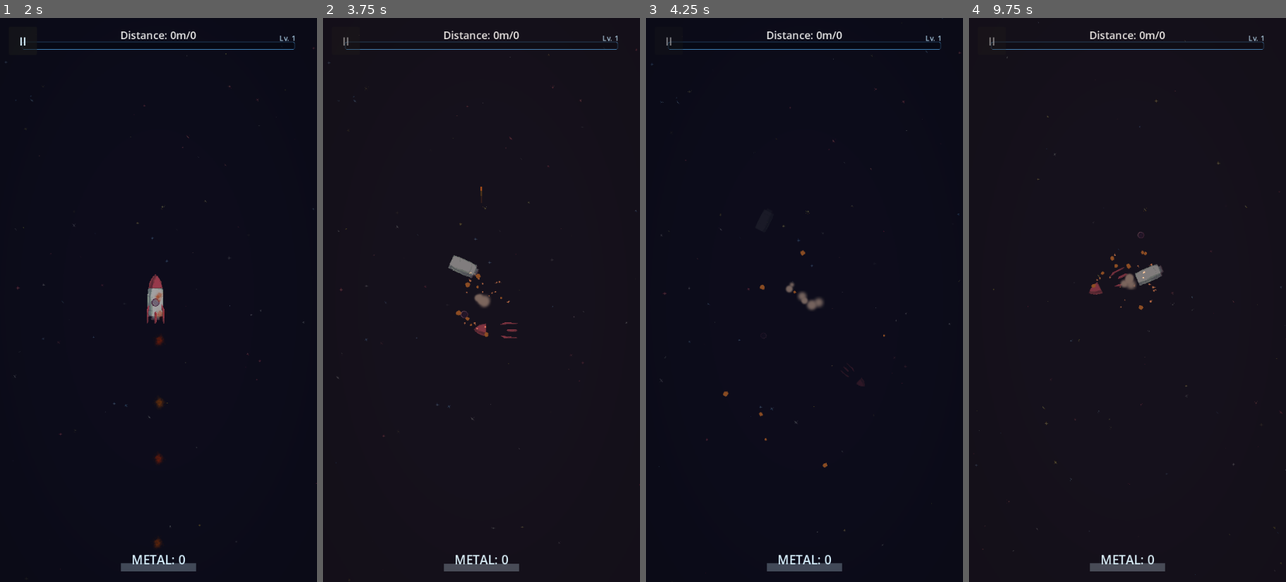
Above: before the commit, frames 1-4 (left to right).
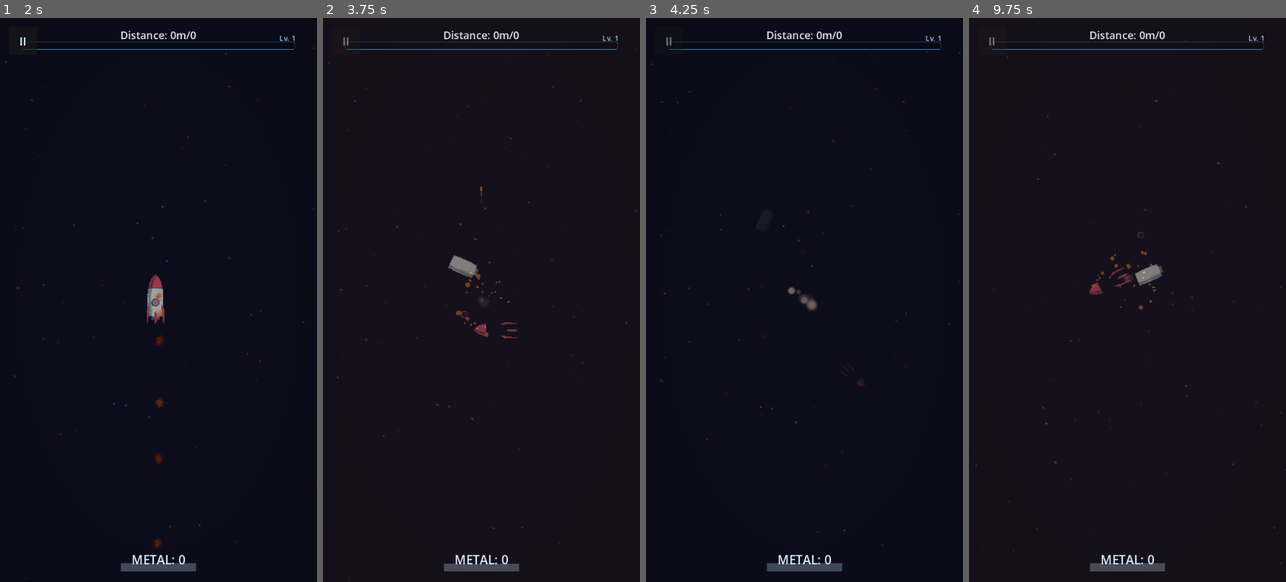
Above: after the commit, the same moments.

Repository: Minemaster656/closed-space-arcade
Game: Godot game, scene res://assets/scenes/app.tscn
The game is run twice, just before and just after one commit, with the same random seed, the same clock (stepped at 60 frames per second) and the same inputs.
Inputs (mouse positions are in pixels of both pictures, inside the frame that each line leads up to):
- Up to frame 1 (2 s): click "II" at 0.5 s; click "Resume" at 1.25 s
- Up to frame 2 (3.75 s): click "II" at 2 s; click "To shop" at 2.75 s; click "Yes" at 3.5 s
- Up to frame 3 (4.25 s): no input
- Up to frame 4 (9.75 s): tap Enter at 4.25 s; move the mouse to (1197, 271) at 4.27 s; tap P at 4.35, 8.1 s; click (1197, 271) at 4.42 s; drag from (1064, 328) to (1111, 412) at 5.02 s; click "Let's go!" at 5.75 s; click "II" at 6.5 s; click "Resume" at 7.25 s; move the mouse to (1159, 175) at 8.02 s; click (1159, 175) at 8.17 s; click "To shop" at 8.75 s; click "Yes" at 9.5 s

Frame 1 is identical in both runs. In frame 2, 0.1% of the frame differs, in the area x 42-59%, y 45-57%; in frame 3, 0.2%, in the area x 24-76%, y 41-80%; in frame 4, 0.1%.

Commit message:
простой ручной фикс частиц рампами цветов

Diff:
--- a/assets/prefabs/vfx/vfx_effect.tscn
+++ b/assets/prefabs/vfx/vfx_effect.tscn
@@ -1,15 +1,12 @@
-[gd_scene load_steps=25 format=3]
+[gd_scene format=3 uid="uid://r35448qirj5i"]
 
-[ext_resource type="Script" path="res://assets/scripts/vfx/vfx_effect.gd" id="1_script"]
-[ext_resource type="Texture2D" path="res://assets/sprites/fx/atlas_spark.png" id="2_spark"]
-[ext_resource type="Texture2D" path="res://assets/sprites/fx/atlas_smoke.png" id="3_smoke"]
-[ext_resource type="Texture2D" path="res://assets/sprites/fx/atlas_flash.png" id="4_flash"]
-[ext_resource type="Texture2D" path="res://assets/sprites/fx/atlas_muzzle.png" id="5_muzzle"]
-[ext_resource type="Texture2D" path="res://assets/sprites/fx/atlas_ring.png" id="6_ring"]
-[ext_resource type="Texture2D" path="res://assets/sprites/fx/atlas_pickup.png" id="7_pickup"]
-[ext_resource type="Texture2D" path="res://assets/sprites/fx/atlas_debris_rock.png" id="8_debris_rock"]
-[ext_resource type="Texture2D" path="res://assets/sprites/fx/atlas_debris_ice.png" id="9_debris_ice"]
-[ext_resource type="Texture2D" path="res://assets/sprites/fx/atlas_debris_metal.png" id="10_debris_metal"]
+[ext_resource type="Script" uid="uid://gndutrwswj7v" path="res://assets/scripts/vfx/vfx_effect.gd" id="1_script"]
+[ext_resource type="Texture2D" uid="uid://x8b58eqmsktl" path="res://assets/sprites/fx/atlas_spark.png" id="2_spark"]
+[ext_resource type="Texture2D" uid="uid://hq0enra4v1ge" path="res://assets/sprites/fx/atlas_smoke.png" id="3_smoke"]
+[ext_resource type="Texture2D" uid="uid://d2fsqv6bwv6u2" path="res://assets/sprites/fx/atlas_flash.png" id="4_flash"]
+[ext_resource type="Texture2D" uid="uid://d1s0bayxdas6h" path="res://assets/sprites/fx/atlas_ring.png" id="6_ring"]
+[ext_resource type="Texture2D" uid="uid://clb06wubuq7wi" path="res://assets/sprites/fx/atlas_pickup.png" id="7_pickup"]
+[ext_resource type="Texture2D" uid="uid://oxn3isrx05yu" path="res://assets/sprites/fx/atlas_debris_rock.png" id="8_debris_rock"]
 
 [sub_resource type="CanvasItemMaterial" id="CanvasItemMaterial_add16"]
 blend_mode = 1
@@ -17,6 +14,10 @@
 particles_anim_h_frames = 4
 particles_anim_v_frames = 4
 particles_anim_loop = true
+
+[sub_resource type="Gradient" id="Gradient_7y8sj"]
+offsets = PackedFloat32Array(0.0070588235, 0.3035294, 1)
+colors = PackedColorArray(0.99607843, 0.99607843, 0.99607843, 0, 0.9955804, 0.99558026, 0.99558026, 1, 1, 1, 1, 0)
 
 [sub_resource type="CanvasItemMaterial" id="CanvasItemMaterial_mix16"]
 particles_animation = true
@@ -37,46 +38,11 @@
 particles_anim_v_frames = 2
 particles_anim_loop = true
 
-[sub_resource type="Gradient" id="Gradient_fade"]
-offsets = PackedFloat32Array(0, 0.15, 1)
-colors = PackedColorArray(1, 1, 1, 1, 1, 1, 1, 0.8, 1, 1, 1, 0)
-
-[sub_resource type="GradientTexture1D" id="GradientTexture1D_fade"]
-gradient = SubResource("Gradient_fade")
-
-[sub_resource type="Gradient" id="Gradient_soft"]
-offsets = PackedFloat32Array(0, 0.2, 1)
-colors = PackedColorArray(1, 1, 1, 0.45, 1, 1, 1, 0.7, 1, 1, 1, 0)
-
-[sub_resource type="GradientTexture1D" id="GradientTexture1D_soft"]
-gradient = SubResource("Gradient_soft")
-
-[sub_resource type="Curve" id="Curve_grow"]
-_data = [Vector2(0, 0.4), 0.0, 0.0, 0, 0, Vector2(1, 1), 0.0, 0.0, 0, 0]
-point_count = 2
-
-[sub_resource type="CurveTexture" id="CurveTexture_grow"]
-curve = SubResource("Curve_grow")
-
-[sub_resource type="Curve" id="Curve_ring"]
-_data = [Vector2(0, 0.4), 0.0, 0.0, 0, 0, Vector2(1, 1), 0.0, 0.0, 0, 0]
-point_count = 2
-
-[sub_resource type="CurveTexture" id="CurveTexture_ring"]
-curve = SubResource("Curve_ring")
-
-[sub_resource type="Curve" id="Curve_shrink"]
-_data = [Vector2(0, 1), 0.0, 0.0, 0, 0, Vector2(1, 0.2), 0.0, 0.0, 0, 0]
-point_count = 2
-
-[sub_resource type="CurveTexture" id="CurveTexture_shrink"]
-curve = SubResource("Curve_shrink")
-
-[node name="VfxEffect" type="Node2D"]
+[node name="VfxEffect" type="Node2D" unique_id=1315209530]
 texture_filter = 1
 script = ExtResource("1_script")
 
-[node name="Sparks" type="CPUParticles2D" parent="."]
+[node name="Sparks" type="CPUParticles2D" parent="." unique_id=1751323874]
 visible = false
 material = SubResource("CanvasItemMaterial_add16")
 amount = 6
@@ -86,9 +52,9 @@
 explosiveness = 1.0
 randomness = 0.55
 fixed_fps = 60
-local_coords = false
 emission_shape = 1
 emission_sphere_radius = 3.0
+particle_flag_align_y = true
 direction = Vector2(0, -1)
 spread = 180.0
 gravity = Vector2(0, 260)
@@ -98,14 +64,10 @@
 angular_velocity_max = 180.0
 scale_amount_min = 0.4
 scale_amount_max = 0.9
-scale_amount_curve = SubResource("CurveTexture_shrink")
-color_ramp = SubResource("GradientTexture1D_fade")
-particle_flag_align_y = true
-anim_speed_min = 0.0
-anim_speed_max = 0.0
+color_ramp = SubResource("Gradient_7y8sj")
 anim_offset_max = 0.999
 
-[node name="Debris" type="CPUParticles2D" parent="."]
+[node name="Debris" type="CPUParticles2D" parent="." unique_id=2098723968]
 visible = false
 material = SubResource("CanvasItemMaterial_mix16")
 amount = 10
@@ -115,7 +77,6 @@
 explosiveness = 1.0
 randomness = 0.6
 fixed_fps = 60
-local_coords = false
 emission_shape = 1
 emission_sphere_radius = 5.0
 direction = Vector2(0, -1)
@@ -126,25 +87,21 @@
 angular_velocity_min = -360.0
 angular_velocity_max = 360.0
 scale_amount_min = 0.45
-scale_amount_max = 1.0
-scale_amount_curve = SubResource("CurveTexture_shrink")
-color_ramp = SubResource("GradientTexture1D_fade")
-anim_speed_min = 0.0
-anim_speed_max = 0.0
+color_ramp = SubResource("Gradient_7y8sj")
 anim_offset_max = 0.999
 
-[node name="Smoke" type="CPUParticles2D" parent="."]
+[node name="Smoke" type="CPUParticles2D" parent="." unique_id=1567687655]
 visible = false
 texture_filter = 2
 material = SubResource("CanvasItemMaterial_mix32")
-amount = 4
+amount = 16
 texture = ExtResource("3_smoke")
-lifetime = 1.0
+lifetime = 2.0
 one_shot = true
-explosiveness = 1.0
+explosiveness = 0.75
 randomness = 0.7
+lifetime_randomness = 0.09
 fixed_fps = 30
-local_coords = false
 emission_shape = 1
 emission_sphere_radius = 7.0
 direction = Vector2(0, -1)
@@ -155,38 +112,27 @@
 damping_min = 20.0
 damping_max = 40.0
 scale_amount_min = 0.5
-scale_amount_max = 1.0
-scale_amount_curve = SubResource("CurveTexture_grow")
-color_ramp = SubResource("GradientTexture1D_soft")
-anim_speed_min = 0.0
-anim_speed_max = 0.0
+color_ramp = SubResource("Gradient_7y8sj")
 anim_offset_max = 0.999
 
-[node name="Flash" type="CPUParticles2D" parent="."]
+[node name="Flash" type="CPUParticles2D" parent="." unique_id=645796093]
 visible = false
 material = SubResource("CanvasItemMaterial_add16")
 amount = 1
 texture = ExtResource("4_flash")
-lifetime = 0.14
+lifetime = 0.2
 one_shot = true
 explosiveness = 1.0
 fixed_fps = 60
-local_coords = false
-emission_shape = 0
 direction = Vector2(0, -1)
 spread = 0.0
 gravity = Vector2(0, 0)
-initial_velocity_min = 0.0
-initial_velocity_max = 0.0
 scale_amount_min = 0.7
 scale_amount_max = 1.2
-scale_amount_curve = SubResource("CurveTexture_grow")
-color_ramp = SubResource("GradientTexture1D_fade")
-anim_speed_min = 0.0
-anim_speed_max = 0.0
+color_ramp = SubResource("Gradient_7y8sj")
 anim_offset_max = 0.999
 
-[node name="Ring" type="CPUParticles2D" parent="."]
+[node name="Ring" type="CPUParticles2D" parent="." unique_id=10384945]
 visible = false
 material = SubResource("CanvasItemMaterial_add64")
 amount = 1
@@ -195,22 +141,12 @@
 one_shot = true
 explosiveness = 1.0
 fixed_fps = 60
-local_coords = false
-emission_shape = 0
 direction = Vector2(0, -1)
 spread = 0.0
 gravity = Vector2(0, 0)
-initial_velocity_min = 0.0
-initial_velocity_max = 0.0
-scale_amount_min = 1.0
-scale_amount_max = 1.0
-scale_amount_curve = SubResource("CurveTexture_ring")
-color_ramp = SubResource("GradientTexture1D_fade")
-anim_speed_min = 0.0
-anim_speed_max = 0.0
 anim_offset_max = 0.999
 
-[node name="Sparkles" type="CPUParticles2D" parent="."]
+[node name="Sparkles" type="CPUParticles2D" parent="." unique_id=1582525562]
 visible = false
 material = SubResource("CanvasItemMaterial_add16")
 amount = 6
@@ -220,7 +156,6 @@
 explosiveness = 1.0
 randomness = 0.6
 fixed_fps = 60
-local_coords = false
 emission_shape = 1
 emission_sphere_radius = 8.0
 direction = Vector2(0, -1)
@@ -232,11 +167,8 @@
 damping_max = 60.0
 scale_amount_min = 0.4
 scale_amount_max = 0.8
-scale_amount_curve = SubResource("CurveTexture_shrink")
-color_ramp = SubResource("GradientTexture1D_fade")
-anim_speed_min = 0.0
-anim_speed_max = 0.0
+color_ramp = SubResource("Gradient_7y8sj")
 anim_offset_max = 0.999
 
-[node name="Timer" type="Timer" parent="."]
+[node name="Timer" type="Timer" parent="." unique_id=103901312]
 one_shot = true
--- a/assets/resources/audio/library.tres
+++ b/assets/resources/audio/library.tres
@@ -1,37 +1,37 @@
-[gd_resource type="Resource" script_class="AudioLibrary" format=3]
+[gd_resource type="Resource" script_class="AudioLibrary" format=3 uid="uid://dggsdv4jfqwme"]
 
-[ext_resource type="Script" path="res://assets/scripts/resources/audio_library.gd" id="1_jpp8f"]
-[ext_resource type="AudioStream" path="res://assets/sounds/sfx/shoot_01.wav" id="2_j72j5"]
-[ext_resource type="AudioStream" path="res://assets/sounds/sfx/shoot_02.wav" id="3_nvljp"]
-[ext_resource type="AudioStream" path="res://assets/sounds/sfx/shoot_03.wav" id="4_d43ec"]
-[ext_resource type="AudioStream" path="res://assets/sounds/sfx/hit_rock_01.wav" id="5_5jeew"]
-[ext_resource type="AudioStream" path="res://assets/sounds/sfx/hit_rock_02.wav" id="6_lyhjt"]
-[ext_resource type="AudioStream" path="res://assets/sounds/sfx/hit_rock_03.wav" id="7_fafk3"]
-[ext_resource type="AudioStream" path="res://assets/sounds/sfx/hit_ice_01.wav" id="8_l3uuo"]
-[ext_resource type="AudioStream" path="res://assets/sounds/sfx/hit_ice_02.wav" id="9_4p3po"]
-[ext_resource type="AudioStream" path="res://assets/sounds/sfx/hit_ice_03.wav" id="10_8gok3"]
-[ext_resource type="AudioStream" path="res://assets/sounds/sfx/hit_metal_01.wav" id="11_t4fc3"]
-[ext_resource type="AudioStream" path="res://assets/sounds/sfx/hit_metal_02.wav" id="12_u584m"]
-[ext_resource type="AudioStream" path="res://assets/sounds/sfx/hit_metal_03.wav" id="13_cictb"]
-[ext_resource type="AudioStream" path="res://assets/sounds/sfx/break_rock_01.wav" id="14_vexdj"]
-[ext_resource type="AudioStream" path="res://assets/sounds/sfx/break_rock_02.wav" id="15_3hc4i"]
-[ext_resource type="AudioStream" path="res://assets/sounds/sfx/break_rock_03.wav" id="16_5s0p3"]
-[ext_resource type="AudioStream" path="res://assets/sounds/sfx/break_ice_01.wav" id="17_sjory"]
-[ext_resource type="AudioStream" path="res://assets/sounds/sfx/break_ice_02.wav" id="18_m3hf4"]
-[ext_resource type="AudioStream" path="res://assets/sounds/sfx/break_ice_03.wav" id="19_paeon"]
-[ext_resource type="AudioStream" path="res://assets/sounds/sfx/explosion_enemy_01.wav" id="20_8egfd"]
-[ext_resource type="AudioStream" path="res://assets/sounds/sfx/explosion_enemy_02.wav" id="21_vf5ck"]
-[ext_resource type="AudioStream" path="res://assets/sounds/sfx/explosion_enemy_03.wav" id="22_2n7rd"]
-[ext_resource type="AudioStream" path="res://assets/sounds/sfx/explosion_player_01.wav" id="23_55msj"]
-[ext_resource type="AudioStream" path="res://assets/sounds/sfx/explosion_player_02.wav" id="24_0bqv2"]
-[ext_resource type="AudioStream" path="res://assets/sounds/sfx/explosion_player_03.wav" id="25_bm17s"]
-[ext_resource type="AudioStream" path="res://assets/sounds/lego-breaking.ogg" id="26_kan13"]
-[ext_resource type="AudioStream" path="res://assets/sounds/sfx/pickup_shard_01.wav" id="27_bn1ai"]
-[ext_resource type="AudioStream" path="res://assets/sounds/sfx/pickup_shard_02.wav" id="28_vacgs"]
-[ext_resource type="AudioStream" path="res://assets/sounds/sfx/pickup_shard_03.wav" id="29_nv5sh"]
-[ext_resource type="AudioStream" path="res://assets/sounds/sfx/pickup_comet_01.wav" id="30_4j3wb"]
-[ext_resource type="AudioStream" path="res://assets/sounds/sfx/pickup_comet_02.wav" id="31_pg635"]
-[ext_resource type="AudioStream" path="res://assets/sounds/sfx/pickup_comet_03.wav" id="32_3d1py"]
+[ext_resource type="Script" uid="uid://dtgpxpl8luy0d" path="res://assets/scripts/resources/audio_library.gd" id="1_jpp8f"]
+[ext_resource type="AudioStream" uid="uid://b4tp3cdtqpg0p" path="res://assets/sounds/sfx/shoot_01.wav" id="2_j72j5"]
+[ext_resource type="AudioStream" uid="uid://bvrtv7586d6xq" path="res://assets/sounds/sfx/shoot_02.wav" id="3_nvljp"]
+[ext_resource type="AudioStream" uid="uid://4dhhluyft7gv" path="res://assets/sounds/sfx/shoot_03.wav" id="4_d43ec"]
+[ext_resource type="AudioStream" uid="uid://b7lo3yomgtx6a" path="res://assets/sounds/sfx/hit_rock_01.wav" id="5_5jeew"]
+[ext_resource type="AudioStream" uid="uid://dji7tjea1vcfm" path="res://assets/sounds/sfx/hit_rock_02.wav" id="6_lyhjt"]
+[ext_resource type="AudioStream" uid="uid://dwg2wn6b61j7w" path="res://assets/sounds/sfx/hit_rock_03.wav" id="7_fafk3"]
+[ext_resource type="AudioStream" uid="uid://cqat4nq6c0743" path="res://assets/sounds/sfx/hit_ice_01.wav" id="8_l3uuo"]
+[ext_resource type="AudioStream" uid="uid://brlanxn1av0wt" path="res://assets/sounds/sfx/hit_ice_02.wav" id="9_4p3po"]
+[ext_resource type="AudioStream" uid="uid://lg6a0q52yd3o" path="res://assets/sounds/sfx/hit_ice_03.wav" id="10_8gok3"]
+[ext_resource type="AudioStream" uid="uid://0uj7pkmfkm7q" path="res://assets/sounds/sfx/hit_metal_01.wav" id="11_t4fc3"]
+[ext_resource type="AudioStream" uid="uid://cej3r3fv2uper" path="res://assets/sounds/sfx/hit_metal_02.wav" id="12_u584m"]
+[ext_resource type="AudioStream" uid="uid://b8ows7hgfi5mb" path="res://assets/sounds/sfx/hit_metal_03.wav" id="13_cictb"]
+[ext_resource type="AudioStream" uid="uid://dr4h5xnv6ddf3" path="res://assets/sounds/sfx/break_rock_01.wav" id="14_vexdj"]
+[ext_resource type="AudioStream" uid="uid://msthpg2ai6se" path="res://assets/sounds/sfx/break_rock_02.wav" id="15_3hc4i"]
+[ext_resource type="AudioStream" uid="uid://dq35ylxhmos30" path="res://assets/sounds/sfx/break_rock_03.wav" id="16_5s0p3"]
+[ext_resource type="AudioStream" uid="uid://1c2ugkdomy2r" path="res://assets/sounds/sfx/break_ice_01.wav" id="17_sjory"]
+[ext_resource type="AudioStream" uid="uid://bl2k2kkncw3iq" path="res://assets/sounds/sfx/break_ice_02.wav" id="18_m3hf4"]
+[ext_resource type="AudioStream" uid="uid://cbjv6qrg16vof" path="res://assets/sounds/sfx/break_ice_03.wav" id="19_paeon"]
+[ext_resource type="AudioStream" uid="uid://bx5h1gqy7ynq7" path="res://assets/sounds/sfx/explosion_enemy_01.wav" id="20_8egfd"]
+[ext_resource type="AudioStream" uid="uid://dw5v61sfm52ux" path="res://assets/sounds/sfx/explosion_enemy_02.wav" id="21_vf5ck"]
+[ext_resource type="AudioStream" uid="uid://cwsg7xhgja8m1" path="res://assets/sounds/sfx/explosion_enemy_03.wav" id="22_2n7rd"]
+[ext_resource type="AudioStream" uid="uid://tedvo3ogygq1" path="res://assets/sounds/sfx/explosion_player_01.wav" id="23_55msj"]
+[ext_resource type="AudioStream" uid="uid://cj0qk2m5fcdi3" path="res://assets/sounds/sfx/explosion_player_02.wav" id="24_0bqv2"]
+[ext_resource type="AudioStream" uid="uid://br4bg3jlyegt1" path="res://assets/sounds/sfx/explosion_player_03.wav" id="25_bm17s"]
+[ext_resource type="AudioStream" uid="uid://uofdo34eqtk3" path="res://assets/sounds/lego-breaking.ogg" id="26_kan13"]
+[ext_resource type="AudioStream" uid="uid://21ifscvei8p" path="res://assets/sounds/sfx/pickup_shard_01.wav" id="27_bn1ai"]
+[ext_resource type="AudioStream" uid="uid://dw47avtj3cbdb" path="res://assets/sounds/sfx/pickup_shard_02.wav" id="28_vacgs"]
+[ext_resource type="AudioStream" uid="uid://cwydxdpsbnm3x" path="res://assets/sounds/sfx/pickup_shard_03.wav" id="29_nv5sh"]
+[ext_resource type="AudioStream" uid="uid://hwkre8oxbi5t" path="res://assets/sounds/sfx/pickup_comet_01.wav" id="30_4j3wb"]
+[ext_resource type="AudioStream" uid="uid://cqlj0pmrup4s4" path="res://assets/sounds/sfx/pickup_comet_02.wav" id="31_pg635"]
+[ext_resource type="AudioStream" uid="uid://cvc6uq7pohxoj" path="res://assets/sounds/sfx/pickup_comet_03.wav" id="32_3d1py"]
 
 [sub_resource type="AudioStreamRandomizer" id="AudioStreamRandomizer_x4wea"]
 random_pitch = 1.06
--- a/assets/scripts/managers/vfx_manager.gd
+++ b/assets/scripts/managers/vfx_manager.gd
@@ -362,7 +362,7 @@
     _active.remove_at(index)
     _active_particles = maxi(0, _active_particles - effect.particle_budget)
     effect.particle_budget = 0
-    effect.fade_out(0.08)
+    effect.fade_out(0.16)
 
 
 func _release(effect: VfxEffect) -> void:
--- a/assets/scripts/vfx/vfx_effect.gd
+++ b/assets/scripts/vfx/vfx_effect.gd
@@ -29,15 +29,19 @@
 
 var _playing: bool = false
 var _layers: Array[CPUParticles2D] = []
+var _base_modulates: Array[Color] = []
 var _fading: bool = false
 var _fade_elapsed: float = 0.0
+var _fade_from_alpha: float = 1.0
 var _fade_delay: float = 0.0
 var _fade_duration: float = 0.0
 
 
 func _ready() -> void:
     _layers = [_sparks, _debris, _smoke, _flash, _ring, _sparkles]
+    _base_modulates.clear()
     for layer in _layers:
+        _base_modulates.append(layer.modulate)
         layer.anim_speed_min = 0.0
         layer.anim_speed_max = 0.0
         layer.anim_offset_max = 0.999
@@ -59,14 +63,15 @@
     _playing = true
     _fading = false
     _fade_elapsed = 0.0
+    _fade_from_alpha = 1.0
     visible = true
     set_process(true)
     position = world_position
     rotation = direction.angle() + PI * 0.5 if direction != Vector2.ZERO else 0.0
     scale = Vector2.ONE * scale_mult
     modulate = Color.WHITE
-    for layer in _layers:
-        layer.modulate = Color.WHITE
+    for i in _layers.size():
+        _layers[i].modulate = _base_modulates[i]
 
     var q_sparks := 1.0
     var q_debris := 1.0
@@ -114,9 +119,11 @@
         _fading = true
         _fade_elapsed = 0.0
 
-    var alpha := 1.0 - clampf(_fade_elapsed / _fade_duration, 0.0, 1.0)
-    for layer in _layers:
-        layer.modulate.a = alpha
+    var alpha := 1.0
+    if _fading:
+        alpha = lerpf(_fade_from_alpha, 0.0, clampf(_fade_elapsed / _fade_duration, 0.0, 1.0))
+    for i in _layers.size():
+        _layers[i].modulate.a = _base_modulates[i].a * alpha
 
 
 ## Быстрое затухание, если эффект нужно освободить под более важный.
@@ -126,6 +133,7 @@
     _fading = true
     _fade_delay = 0.0
     _fade_duration = maxf(0.01, duration)
+    _fade_from_alpha = _current_alpha()
     _fade_elapsed = 0.0
     _timer.stop()
     _timer.wait_time = _fade_duration
@@ -137,6 +145,7 @@
     _playing = false
     _fading = false
     _fade_elapsed = 0.0
+    _fade_from_alpha = 1.0
     set_process(false)
     _timer.stop()
     visible = false
@@ -145,6 +154,8 @@
         layer.visible = false
         layer.restart()
         layer.emitting = false
+    for i in _layers.size():
+        _layers[i].modulate = _base_modulates[i]
     position = Vector2(0.0, 100000.0)
     priority = 0
     particle_budget = 0
@@ -152,6 +163,12 @@
 
 func is_playing() -> bool:
     return _playing
+
+
+func _current_alpha() -> float:
+    if _base_modulates.is_empty():
+        return 1.0
+    return _layers[0].modulate.a / maxf(0.001, _base_modulates[0].a)
 
 
 func _setup_layer(
@@ -197,7 +214,7 @@
     if not _playing:
         return
     _playing = false
-    for layer in _layers:
-        layer.modulate.a = 0.0
+    for i in _layers.size():
+        _layers[i].modulate.a = 0.0
     set_process(false)
     finished.emit(self)
--- /dev/null
+++ b/test_vfx_movie.gd
@@ -0,0 +1,18 @@
+extends Node2D
+
+func _ready() -> void:
+    var bg := ColorRect.new()
+    bg.size = Vector2(720, 1280)
+    bg.color = Color(0.03, 0.035, 0.05)
+    add_child(bg)
+
+    var effect: Node2D = load("res://assets/prefabs/vfx/vfx_effect.tscn").instantiate()
+    add_child(effect)
+    await get_tree().process_frame
+    effect.play({
+        "lifetime": 1.25, "fade": 0.25, "sparks": 8, "debris": 10,
+        "debris_tex": &"rock", "smoke": 4, "flash": 1, "speed": 1.15,
+        "scale": 0.95,
+    }, Vector2(360, 640), Vector2.UP, Color(1.0, 0.65, 0.3), 0.95, 2)
+    await get_tree().create_timer(1.6).timeout
+    get_tree().quit()
--- /dev/null
+++ b/test_vfx_movie.tscn
@@ -0,0 +1,6 @@
+[gd_scene load_steps=2 format=3]
+
+[ext_resource type="Script" path="res://test_vfx_movie.gd" id="1"]
+
+[node name="TestVfxMovie" type="Node2D"]
+script = ExtResource("1")
Not shown, added: test_vfx_movie.gd.uid
Not shown, changed: docs/VFX_ASSETS.md
